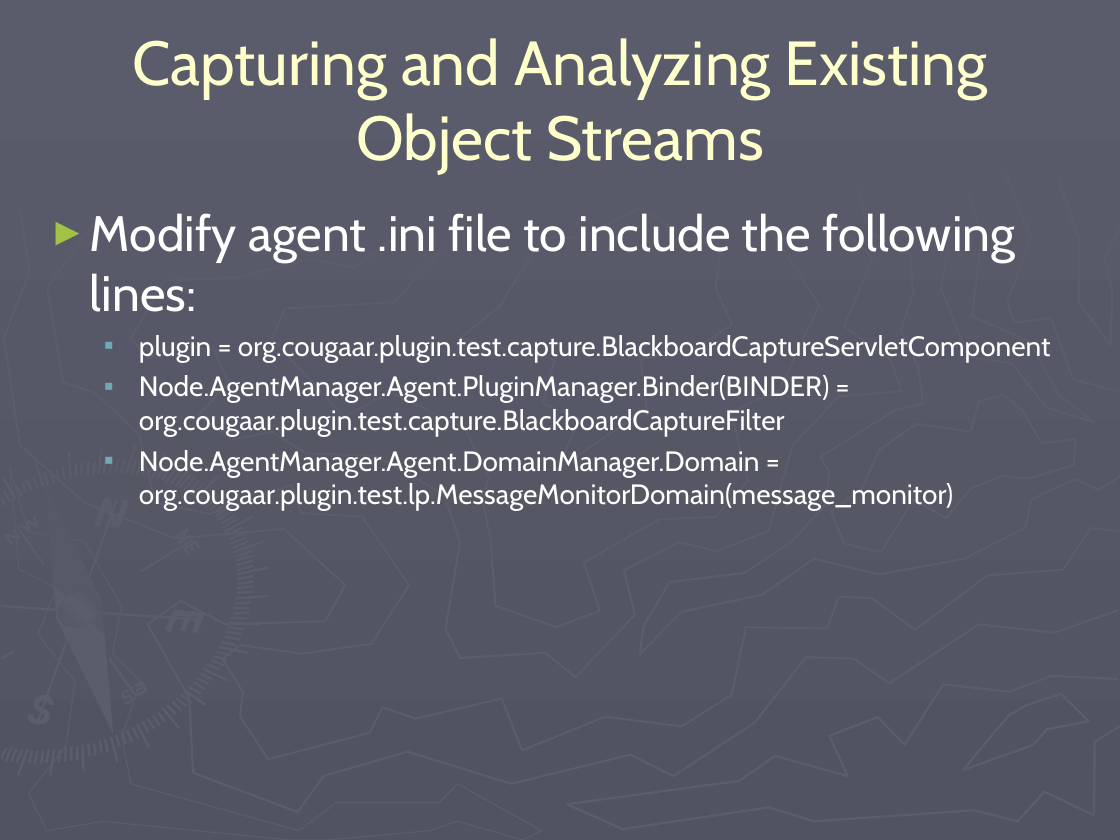
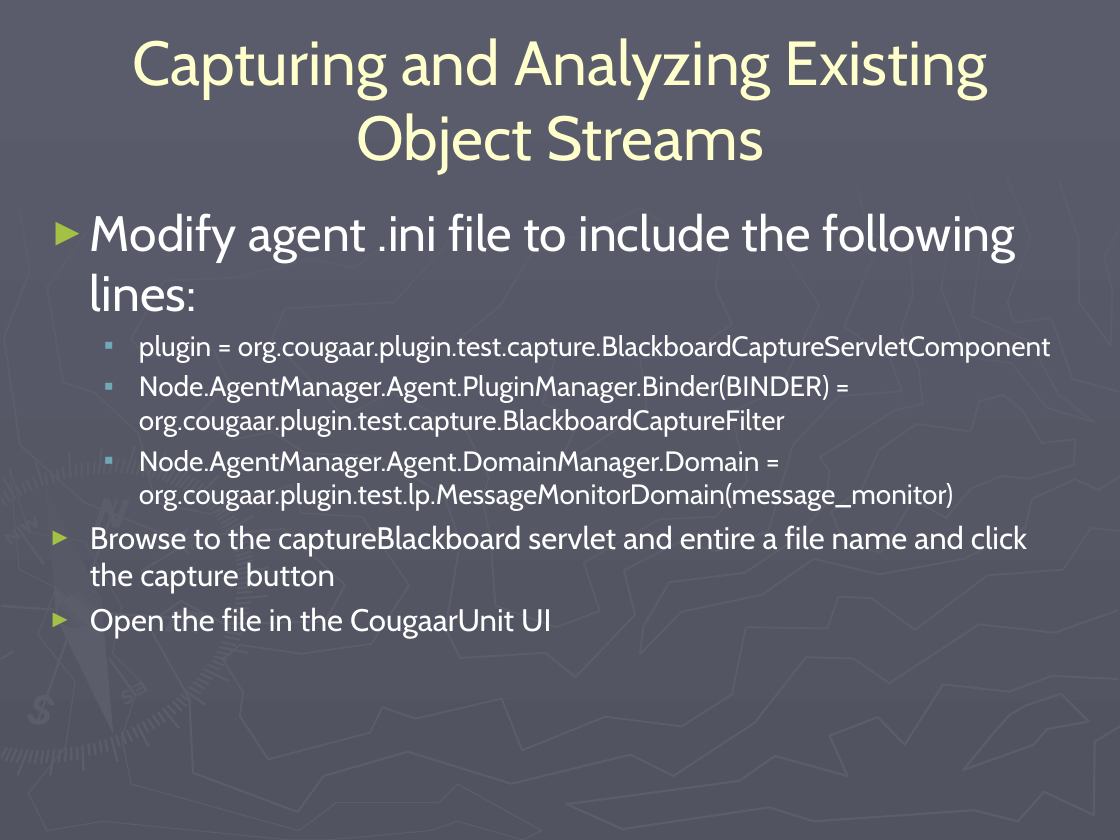
Before and after one commit to codeaudit/cougaar-cougaarunit, a slide deck: slide 14 of CougaarUnit/CougaarUnit Training.ppt. Drawn at 1120x840 pixels with LibreOffice and Linux fonts; fonts in the diff are those of the drawing. Boxes give left, top, right and bottom in pixels: in the first picture for what was removed or moved away, otherwise in the second. Text is boxed around its words. In the diff, an @@ line names an element or a change of style, - is before the commit and + after.

```diff
--- a/CougaarUnit/CougaarUnit Training.ppt
+++ b/CougaarUnit/CougaarUnit Training.ppt
@@ text at bbox=[90, 525, 1027, 639]: paragraphs added @@
+► Browse to the captureBlackboard servlet and entire a file name and click the capture button
+► Open the file in the CougaarUnit UI
```
